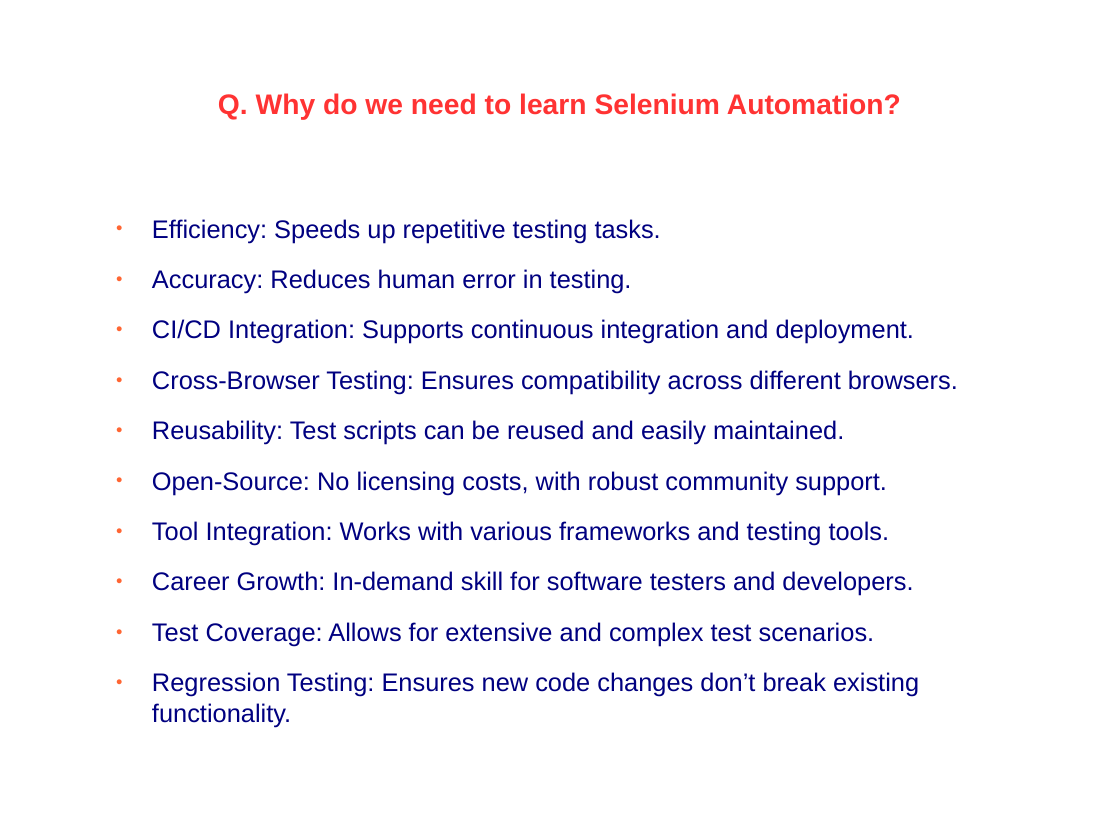
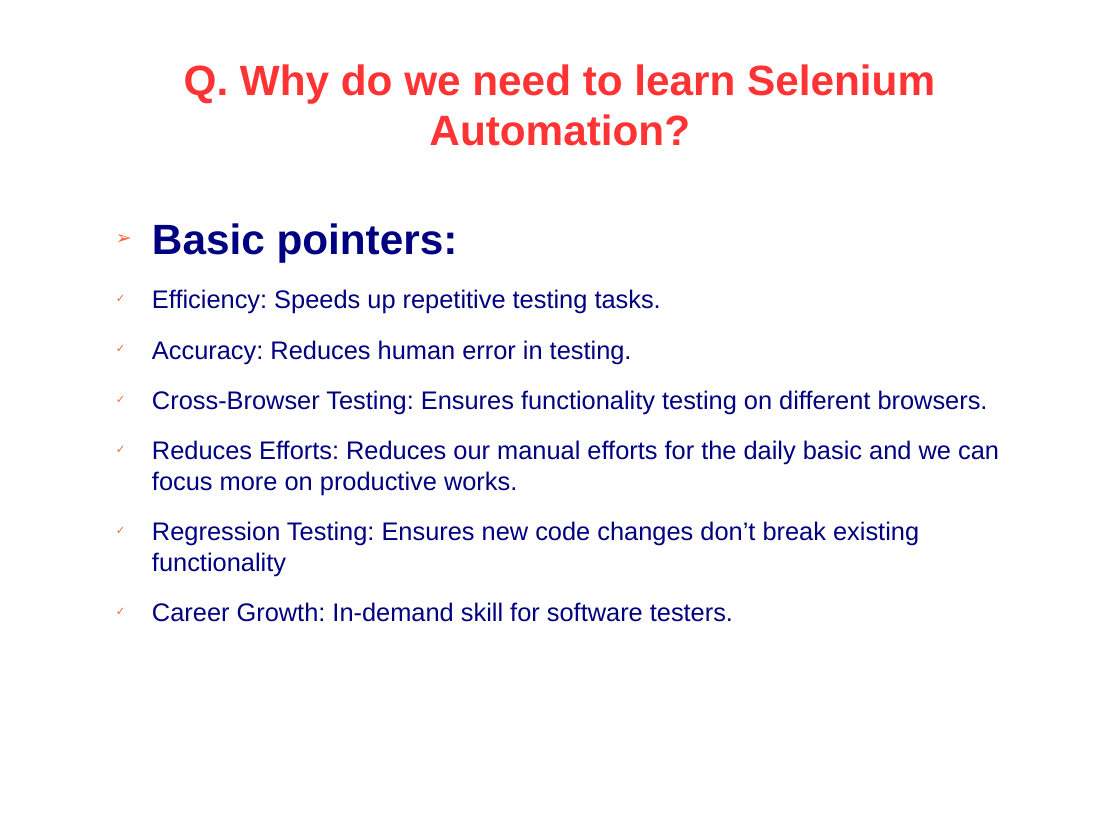
Before and after one commit to prashant-shetty27/JD, a slide deck: slide 3 of Prashant_Selenium_KT.odp. Drawn at 1120x840 pixels with LibreOffice and Linux fonts; fonts in the diff are those of the drawing; background and template pictures are left out. Boxes give left, top, right and bottom in pixels: in the first picture for what was removed or moved away, otherwise in the second. Text is boxed around its words. In the diff, an @@ line names an element or a change of style, - is before the commit and + after.

```diff
--- a/Prashant_Selenium_KT.odp
+++ b/Prashant_Selenium_KT.odp
@@ title "Q. Why do we need ..." at [184, 64, 935, 146]: size 20 to 30 pt @@
@@ text at [152, 223, 458, 263]: paragraph added @@
+➢ Basic pointers:
@@ text at [152, 289, 661, 364]: bullet ● to ✓ @@
@@ text at [152, 390, 999, 622]: text changed @@
-● CI/CD Integration: Supports continuous integration and deployment.
-● Cross-Browser Testing: Ensures compatibility across different browsers.
-● Reusability: Test scripts can be reused and easily maintained.
-● Open-Source: No licensing costs, with robust community support.
-● Tool Integration: Works with various frameworks and testing tools.
-● Career Growth: In-demand skill for software testers and developers.
-● Test Coverage: Allows for extensive and complex test scenarios.
-● Regression Testing: Ensures new code changes don’t break existing functionality.
+✓ Cross-Browser Testing: Ensures functionality testing on different browsers.
+✓ Reduces Efforts: Reduces our manual efforts for the daily basic and we can focus more on productive works.
+✓ Regression Testing: Ensures new code changes don’t break existing functionality
+✓ Career Growth: In-demand skill for software testers.
```
Also in this commit, not shown: 3 other slides changed, 5 slides added, 4 slides removed.
